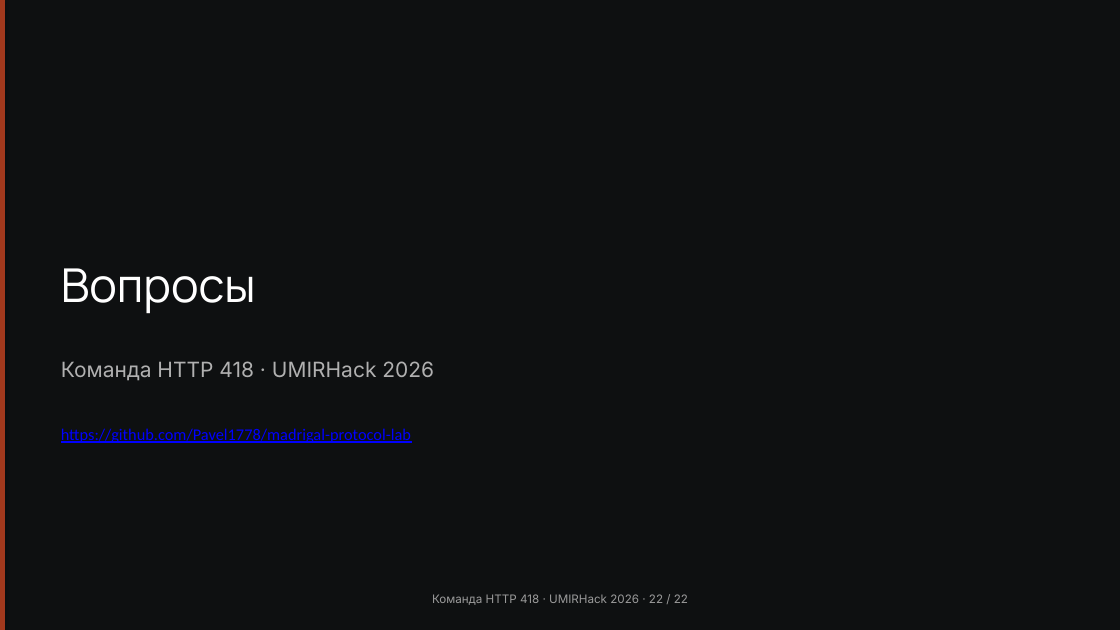
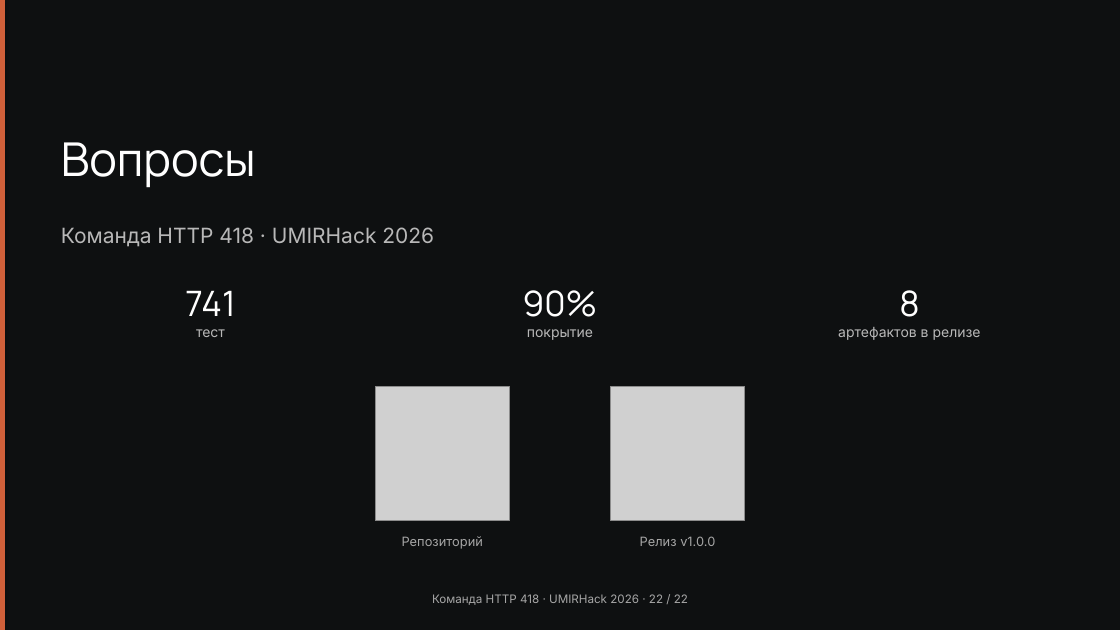
Before and after one commit to Pavel1778/madrigal-protocol-lab, a slide deck: slide 22 of presentation/slides.pptx. Drawn at 1120x630 pixels with LibreOffice and Linux fonts; fonts in the diff are those of the drawing; grey boxes stand for pictures. Boxes give left, top, right and bottom in pixels: in the first picture for what was removed or moved away, otherwise in the second. Text is boxed around its words. In the diff, an @@ line names an element or a change of style, - is before the commit and + after.

```diff
--- a/presentation/slides.pptx
+++ b/presentation/slides.pptx
@@ rectangle at (0, 0, 5, 630): fill #A2391D to #D0603A @@
@@ text "Вопросы": place and size @@
-text "Вопросы" at (61, 268, 256, 314)
+text "Вопросы" at (61, 142, 256, 188)
@@ text "Команда HTTP 418 · UMIRHack ...": place and size @@
-text "Команда HTTP 418 · UMIRHack ..." at (61, 361, 434, 381)
+text "Команда HTTP 418 · UMIRHack ..." at (61, 227, 434, 247)
@@ text "Команда HTTP 418 · UMIRHack ..." at (61, 227, 434, 247): text colour #B0B0B0 to #B8B8B8 @@
@@ text added at (185, 290, 235, 337), 12 pt, text #B8B8B8 @@
+741
+тест
@@ text added at (523, 290, 598, 340), 12 pt, text #B8B8B8 @@
+90%
+покрытие
@@ text added at (838, 290, 981, 340), 12 pt, text #B8B8B8 @@
+8
+артефактов в релизе
@@ picture added at (376, 386, 510, 521) @@
@@ picture added at (611, 386, 745, 521) @@
@@ text removed at (61, 428, 411, 443) @@
-https://github.com/Pavel1778/madrigal-protocol-lab
@@ text added at (402, 536, 483, 549), 11 pt, text #A6A6A6 @@
+Репозиторий
@@ text added at (640, 536, 715, 546), 11 pt, text #A6A6A6 @@
+Релиз v1.0.0
```
Also in this commit, not shown: 21 other slides changed, 38 other files.
